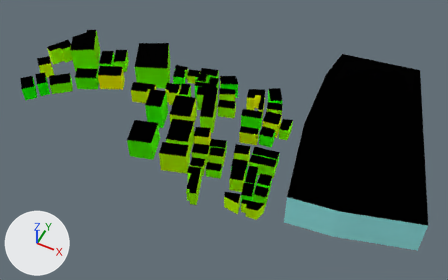
The glTF model web/public/assets/cities/tokyo/tiles/-1_-4.far.glb as it was, and as the next commit left it.
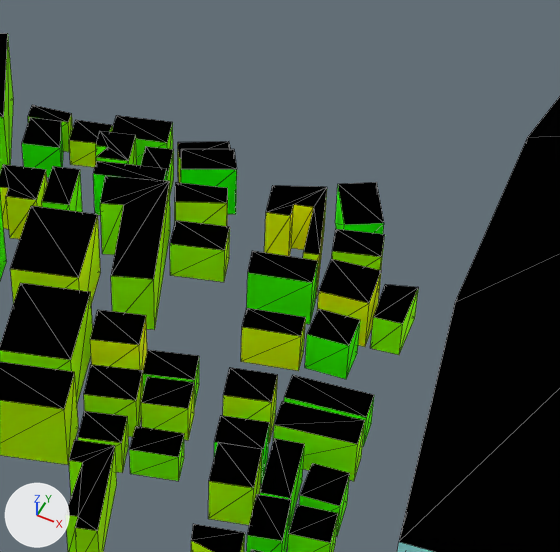
Each version appears first whole from a camera (50 mm lens) standing at (31.0, -1080.0, 329.0) and looking at (-102.0, -815.0, -3.0), and next in a close-up on the part from 37% to 75% of the width and 12% to 71% of the height. Lighting does not change. The marker at lower left points along +X, +Y and +Z. The last two pictures show the newer version. The close-ups show mesh edges as thin lines. Where no turn or scale is listed for an object, it has been applied to the vertices. Vertices at exactly the same position are counted once.

In view in the first close-up: '-1_-4_far'.
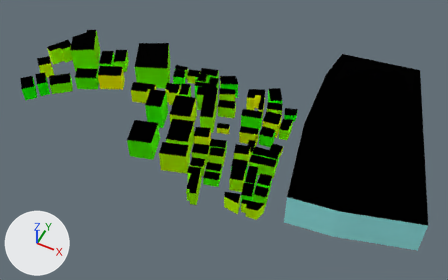
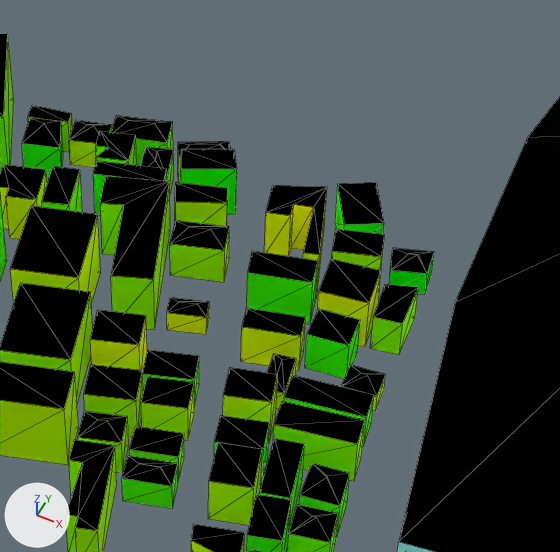
The change in detail:
me_1__4_far is used by ob_1__4_far; location (-107.6, -796.5, 14.0).
me_1__4_far had 516 vertices, 658 faces and spanned x -153.0..153.0, y -82.0..82.0, z -14.0..14.0.
me_1__4_far now has 596 vertices, 778 faces and spans x -153.0..153.0, y -82.0..82.0, z -14.0..14.0.
Part 1, on me_1__4_far:
18 faces are deleted.
60 vertices are added at x -49.0..53.0, y -64.0..30.0, z -12.0..1.0.
8 new vertices lie (0.0, 0.0, 6.0) away from vertices in x -1.0..46.0, y -18.0..24.0, z -12.0.
8 new vertices lie (0.0, 0.0, 5.0) away from vertices in x 25.0..49.0, y -28.0..-13.0, z -12.0.
40 new faces join them, mat_facade.
92 new faces join them, mat_roof.
Other edits to the shape of me_1__4_far do not show in these pictures.

Boxes [x1, y1, x2, y2] around the edits, measured in the close-ups (560 x 552 px):
part 1 of me_1__4_far, built on: before [22, 115, 350, 543]; after [22, 115, 434, 543]
